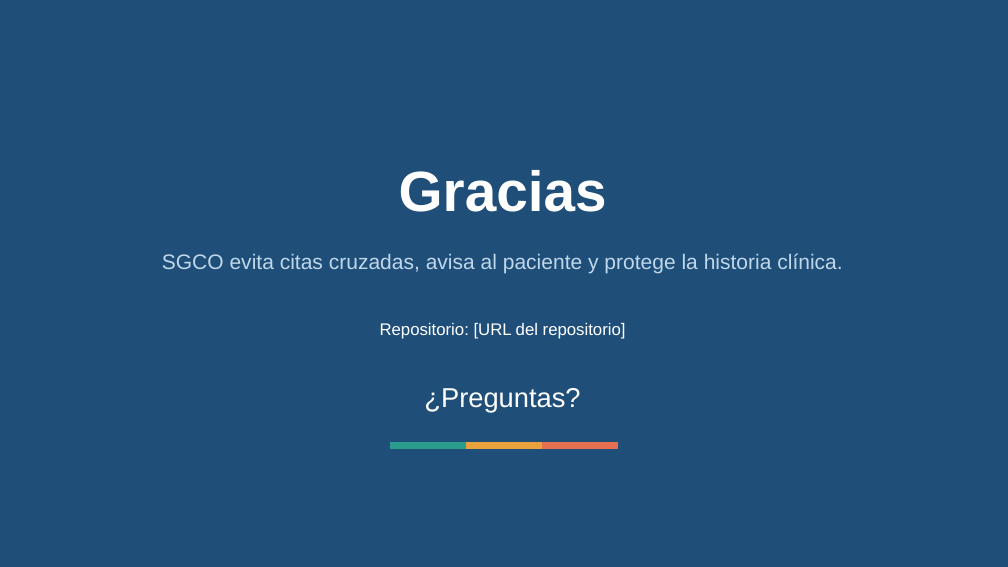
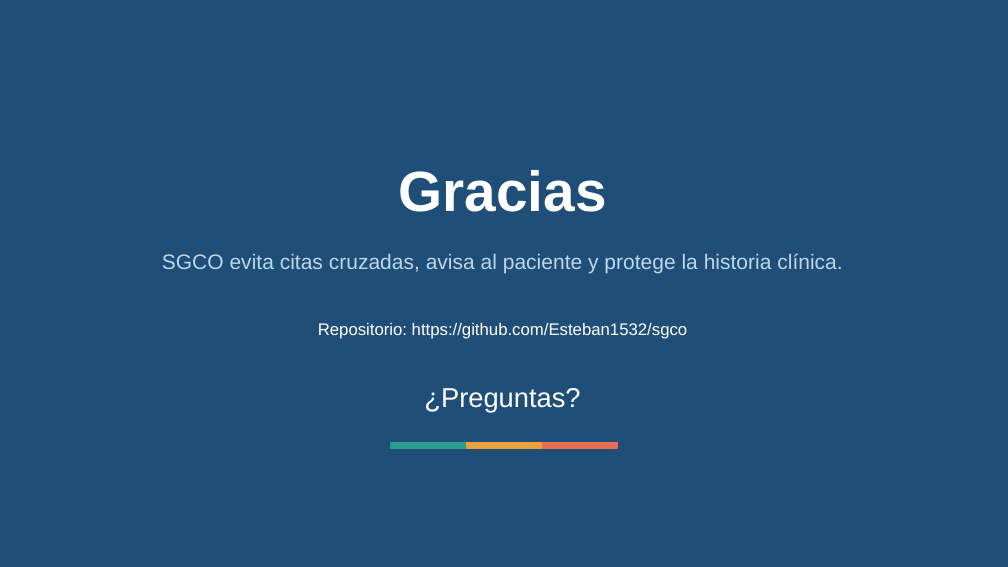
Before and after one commit to Esteban1532/sgco, a slide deck: slide 12 of SGCO - Sustentacion final.pptx. Drawn at 1008x567 pixels with LibreOffice and Linux fonts; fonts in the diff are those of the drawing. Boxes give left, top, right and bottom in pixels: in the first picture for what was removed or moved away, otherwise in the second. Text is boxed around its words. In the diff, an @@ line names an element or a change of style, - is before the commit and + after.

```diff
--- a/SGCO - Sustentacion final.pptx
+++ b/SGCO - Sustentacion final.pptx
@@ text at <box>318,323,688,339</box>: text changed @@
-Repositorio: [URL del repositorio]
+Repositorio: https://github.com/Esteban1532/sgco
```
Also in this commit, not shown: 3 other files.
